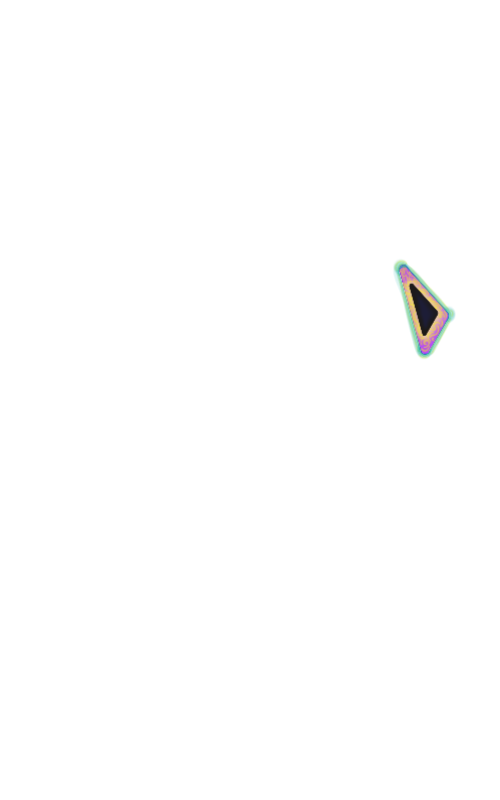
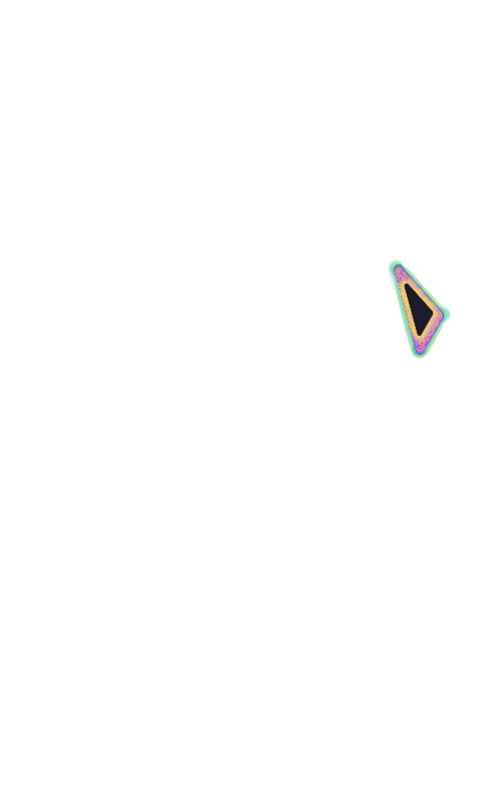
Two versions of the same layered image (500x800). Layer-by-layer changes:
painted on "Capa 2" over box(388, 258, 456, 360)
painted on "Capa 1" over box(388, 259, 455, 360)
